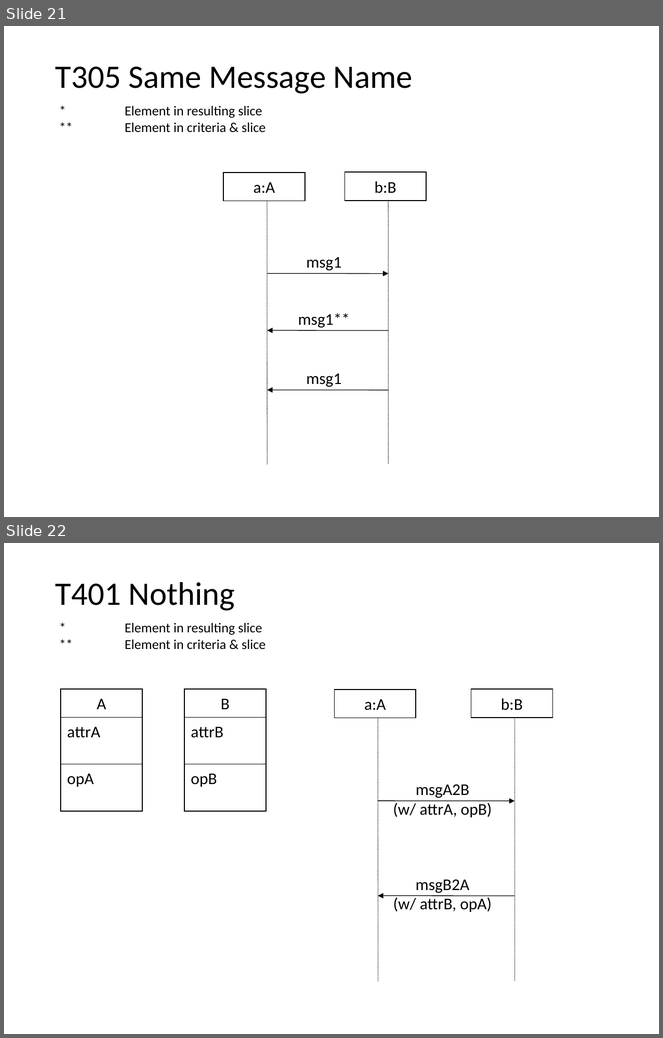
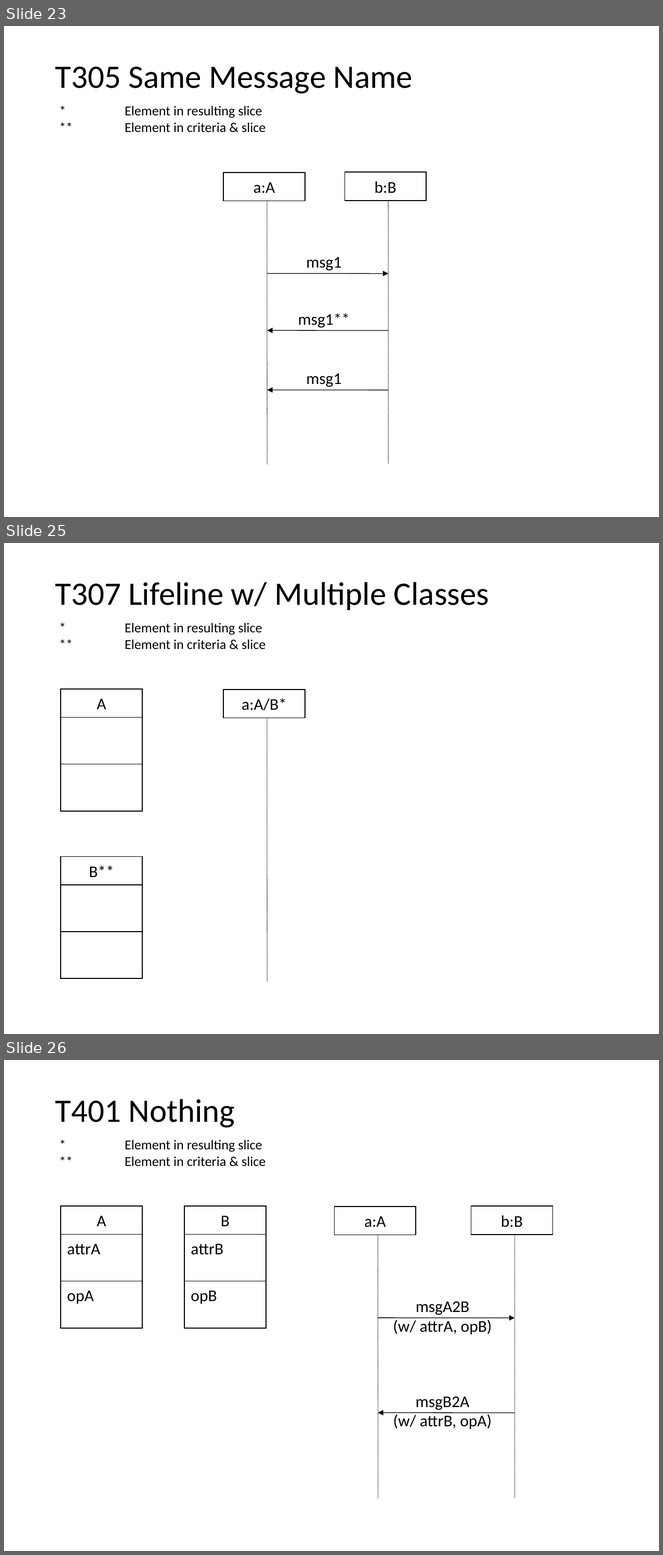
Before and after one commit to nlsfung/MMINT_Examples, a slide deck: SDSliceTestSuite/TestSuite.ppt. Shown one above the other, each under a label of ours: slides 21 and 22 before the commit, slides 23, 25 and 26 after it; the slides between them are not shown. The pictures are 663x1038 and 663x1555 pixels, drawn with LibreOffice and Linux fonts; fonts in the diff are those of the drawing. Boxes give left, top, right and bottom in pixels: in the first picture for what was removed or moved away, otherwise in the second. Text is boxed around its words. In the diff, an @@ line names an element or a change of style, - is before the commit and + after.

```diff
--- a/SDSliceTestSuite/TestSuite.ppt
+++ b/SDSliceTestSuite/TestSuite.ppt
@@ slide 25 added at (4,543,659,1034), background #FFFFFF; not listed: 1 template element that a slide beside it also shows @@
@@ text added at (55,582,489,610), 36 pt, text #000000 @@
+T307 Lifeline w/ Multiple Classes
@@ rectangle added at (61,689,142,717), fill #FFFFFF, outline #000000 0.94 pt, 18 pt, text #000000 @@
+A
@@ rectangle added at (223,690,305,718), fill #FFFFFF, outline #000000 0.94 pt, 18 pt, text #000000 @@
+a:A/B*
@@ rectangle added at (61,717,142,764), fill #FFFFFF, outline #000000 0.94 pt @@
@@ line added from (268, 718) to (268, 981), #000000 0.74 pt dashed @@
@@ rectangle added at (61,765,142,812), fill #FFFFFF, outline #000000 0.94 pt @@
@@ rectangle added at (61,857,142,885), fill #FFFFFF, outline #000000 0.94 pt, 18 pt, text #000000 @@
+B**
@@ rectangle added at (61,885,142,932), fill #FFFFFF, outline #000000 0.94 pt @@
@@ rectangle added at (61,932,142,979), fill #FFFFFF, outline #000000 0.94 pt @@
@@ what was slide 21 is now slide 23 @@
@@ what was slide 22 is now slide 26 @@
```
Also in this commit, not shown: 3 other slides added, 14 other files.
